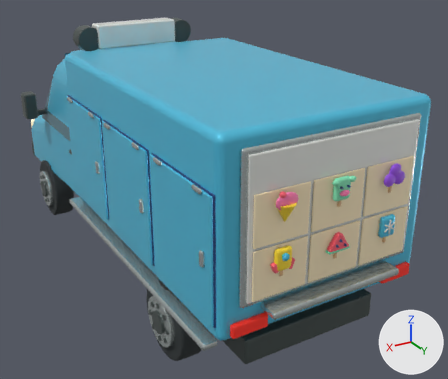
Two versions of the glTF model vehicles/ice_cream_van.glb, one commit apart.
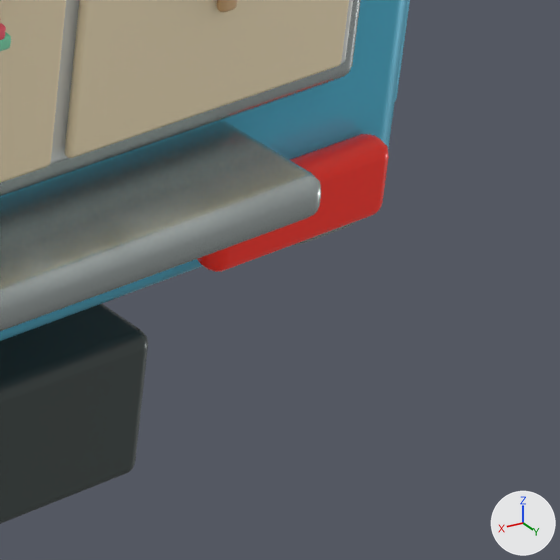
The first picture shows the older version from a 50 mm lens placed at (3.12, 6.46, 3.93), pointed at (-0.44, 0.53, 0.97). The close-ups show the older and then the newer version on the part from 78% to 97% of the width and 63% to 87% of the height of that picture. Only the edits that show in the close-ups are written down. Every picture has the same lights, and +X, +Y and +Z are marked at lower right. Where no turn or scale is listed for an object, it has been applied to the vertices. Vertices at exactly the same position are counted once.

Objects in the first close-up: 'Chassis', 'Folding sales shelf', 'Freezer body', 'Illustrated menu', 'Menu card.004', 'Menu card.005', 'Rear menu surround', 'Tail lamp' and 5 more.
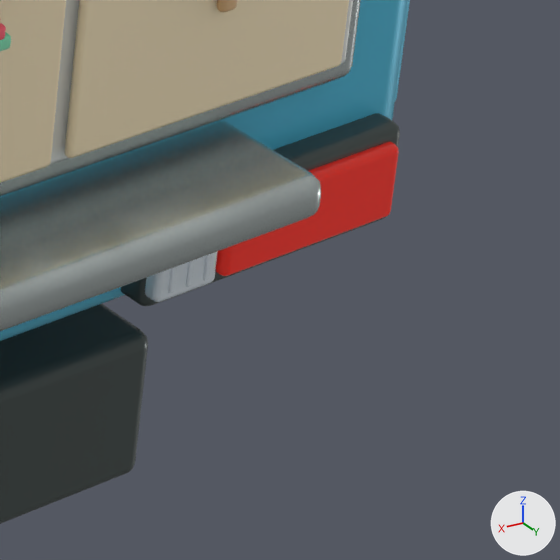
The edits, one by one:
Material 'Reverse lamp ice van lens' (mat_reverse_lamp_ice_van_lens) is new.
Its base color is (0.79, 0.87, 0.93) (white #e6f0f7).
Its metallic is 0.12.
Its roughness is 0.23.
me_kub_027 is used by ob_tail_lamp; location (-0.8, 2.99, 0.96).
me_kub_027 had 96 vertices, 188 faces and spanned x -0.175..0.175, y -0.03..0.03, z -0.065..0.065.
me_kub_027 now has 96 vertices, 188 faces and spans x -0.171..0.171, y -0.016..0.016, z -0.062..0.062.
me_kub_027 part 1: 96 of 96 vertices moved; they spanned x -0.175..0.175, y -0.03..0.03, z -0.065..0.065 and now span x -0.171..0.171, y -0.016..0.016, z -0.062..0.062; mean shift (0.0, 0.0, 0.0).
Mesh me_cube_029 is new.
It has 96 vertices, 188 faces and spans x -0.059..0.059, y -0.016..0.016, z -0.062..0.062.
It uses material mat_reverse_lamp_ice_van_lens (white #e6f0f7).
Mesh me_cube_027 is new.
It has 96 vertices, 188 faces and spans x -0.25..0.25, y -0.037..0.037, z -0.084..0.084.
It uses material mat_graphite_trim (dark grey #4d5755).
Mesh me_cube_032 is new.
It has 96 vertices, 188 faces and spans x -0.0045..0.0045, y -0.003..0.003, z -0.046..0.046.
It uses material mat_reverse_lamp_ice_van_lens (white #e6f0f7).
Mesh me_cube_031 is new.
It has 96 vertices, 188 faces and spans x -0.0045..0.0045, y -0.003..0.003, z -0.046..0.046.
It uses material mat_reverse_lamp_ice_van_lens (white #e6f0f7).
Mesh me_cube_030 is new.
It has 96 vertices, 188 faces and spans x -0.0045..0.0045, y -0.003..0.003, z -0.046..0.046.
It uses material mat_reverse_lamp_ice_van_lens (white #e6f0f7).
Object 'Tail lamp' (ob_tail_lamp) moves from (-0.8, 2.99, 0.96) to (-0.806, 3.012, 0.96).
Object 'Reversing lens' (ob_reversing_lens) is new; it shows me_cube_029.
Its location is (-0.562, 3.012, 0.96).
Object 'Rear combination lamp housing' (ob_rear_combination_lamp_housing) is new; it shows me_cube_027.
Its location is (-0.75, 2.973, 0.96).
Object 'Backlight lens rib.002' (ob_backlight_lens_rib_002) is new; it shows me_cube_032.
Its location is (-0.528, 3.029, 0.96).
Object 'Backlight lens rib.001' (ob_backlight_lens_rib_001) is new; it shows me_cube_031.
Its location is (-0.562, 3.029, 0.96).
Object 'Backlight lens rib' (ob_backlight_lens_rib) is new; it shows me_cube_030.
Its location is (-0.596, 3.029, 0.96).

Boxes (x1, y1, x2, y2) around the edits, measured in the close-ups (560 x 560 px):
'Tail lamp', reshaped, moved
    before: (197, 134, 389, 272)
    after: (216, 142, 399, 276)
'Rear combination lamp housing', added
    after: (121, 113, 400, 306)
'Reversing lens', added
    after: (145, 251, 218, 302)
'Backlight lens rib.002', added
    after: (168, 266, 177, 293)
'Backlight lens rib.001', added
    after: (186, 260, 194, 287)
'Backlight lens rib', added
    after: (203, 254, 212, 280)
